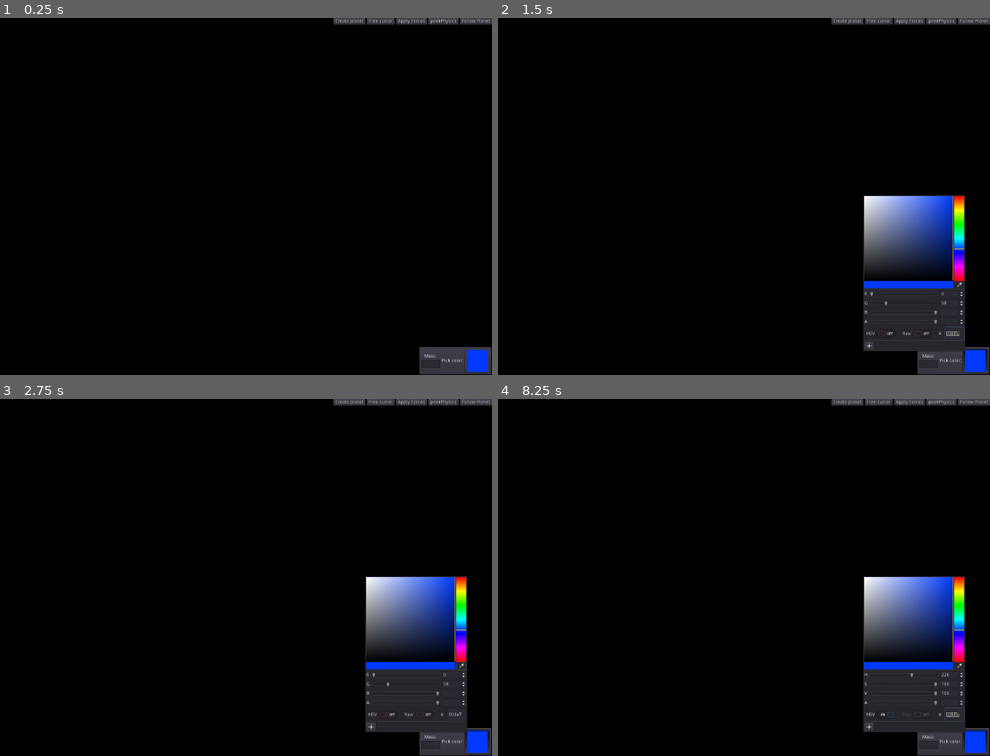
Above: before the commit, frames 1-4 (two rows, left to right).
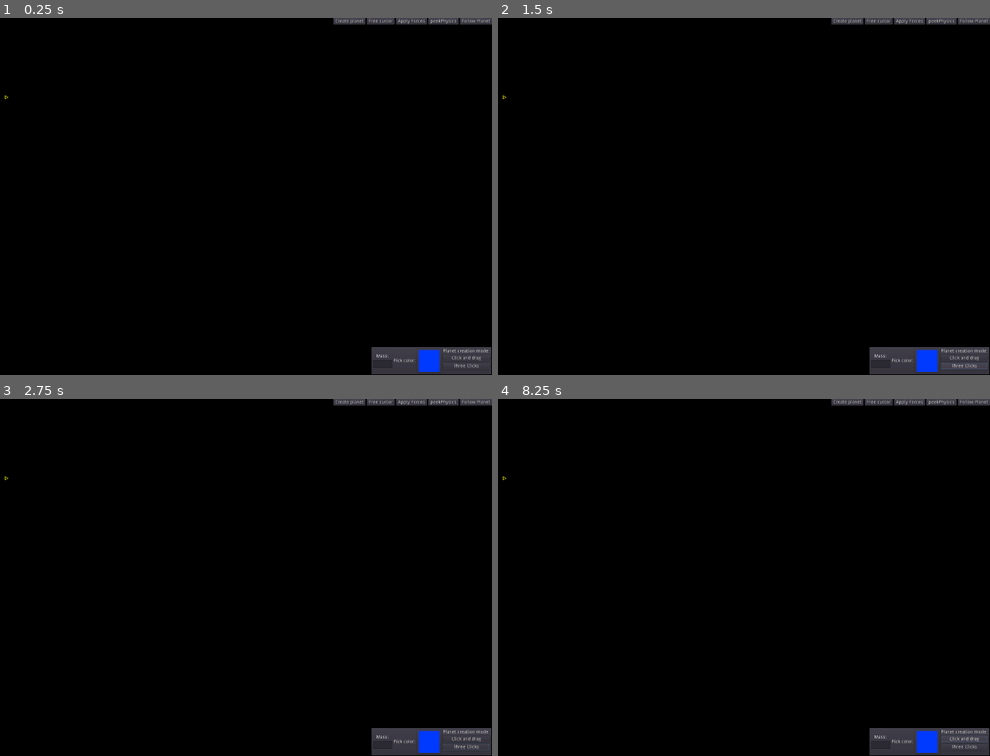
Above: after the commit, the same moments.

Repository: AllergicGorilla/shiny-spork
Game: Godot game, scene res://Main.tscn
Same seed, same stepped clock (60 frames per second), same inputs: the game is played once before the commit and once after it.
Inputs (mouse positions are in pixels of both pictures, inside the frame that each line leads up to):
- Up to frame 1 (0.25 s): no input
- Up to frame 2 (1.5 s): click (965, 357) at 0.5 s, where only the run after the commit has a clickable "Click and drag"; click (965, 367) at 1.25 s, where only the run after the commit has a clickable "Three Clicks"
- Up to frame 3 (2.75 s): click (462, 666) at 2.02 s
- Up to frame 4 (8.25 s): click (881, 713) at 2.75 s, where only the run before the commit has a clickable "HSV"; click "Create planet" at 3.5 s; click "Free cursor" at 4.25 s; click "Apply Forces" at 5 s; click "peekPhysics" at 5.75 s; click "Follow Planet" at 6.5 s; click "Create planet" at 7.25 s; click (965, 738) at 8 s, where only the run after the commit has a clickable "Click and drag"

The runs differ from the first frame. In frame 1, 1.3% of the frame differs, in the area x 0-100%, y 21-100%; in frame 2, 9.9%; in frame 3, 9.8%; in frame 4, 9.8%.

Commit message:
Added the possibility to click and drag to create a new planet

Diff:
--- a/Main.tscn
+++ b/Main.tscn
@@ -28,7 +28,6 @@
 disabled = true
 
 [node name="GUILayer" type="CanvasLayer" parent="."]
-editor/display_folded = true
 
 [node name="GUI" parent="GUILayer" instance=ExtResource( 4 )]
 
--- a/gui/GUI.tscn
+++ b/gui/GUI.tscn
@@ -12,7 +12,7 @@
 anchor_top = 1.0
 anchor_right = 1.0
 anchor_bottom = 1.0
-margin_left = -221.0
+margin_left = -366.0
 margin_top = -86.0
 margin_right = 0.0
 margin_bottom = 0.0
--- /dev/null
+++ b/gui/buttons/ClickAndDrag.gd
@@ -0,0 +1,6 @@
+extends Button
+
+onready var tools = get_node("/root/Tools")
+
+func _on_ClickAndDrag_pressed():
+	tools.mode = tools.PLANET_CREATION_MODE.clickAndDrag
--- /dev/null
+++ b/gui/buttons/ThreeClicks.gd
@@ -0,0 +1,6 @@
+extends Button
+
+onready var tools = get_node("/root/Tools")
+
+func _on_ThreeClicks_pressed():
+	tools.mode = tools.PLANET_CREATION_MODE.threeSteps
--- /dev/null
+++ b/gui/tools/ClickAndDragPlanetCreator.gd
@@ -0,0 +1,62 @@
+extends Node2D
+
+enum STATE{free, dragging}
+
+var state = STATE.free
+var center: Vector2 setget set_center
+var velocityPoint: Vector2 setget set_velocity_point
+var newPlanetColor = Color(255,0,0)
+var newMass = 1.0
+
+onready var tools = get_node("/root/Tools")
+onready var createPlanetTool = get_node("/root/CreatePlanetTool")
+
+func _unhandled_input(event):
+	#The create planet tool will create a planet given
+	#a starting position,radius and initial velocity,
+	#all given by consecutive mouse clicks
+	if tools.current == tools.TOOL.createPlanet and tools.mode == tools.PLANET_CREATION_MODE.clickAndDrag:
+		handle_input(event)
+
+func next_state():
+	state = (state + 1) % STATE.size()
+	match state:
+		STATE.free:
+			$VelocityArrow.hide()
+		STATE.dragging:
+			$VelocityArrow.show()
+
+
+func set_center(newCenter: Vector2):
+	center = newCenter
+	$VelocityArrow.origin = center
+func set_velocity_point(newVelocityPoint: Vector2):
+	velocityPoint = newVelocityPoint
+	$VelocityArrow.tip = velocityPoint
+func get_velocity():
+	return $VelocityArrow.tip - center
+
+
+func handle_input(event):
+	if event.is_action_pressed("leftMouseClick"):
+		if state == STATE.free:
+			set_center(get_global_mouse_position())
+			set_velocity_point(get_global_mouse_position())
+			next_state()
+			$VelocityArrow.show()
+	elif event.is_action_released("leftMouseClick"):
+		if state == STATE.dragging:
+			$VelocityArrow.hide()
+			set_velocity_point(get_global_mouse_position())
+			createPlanetTool.create_planet(center, get_velocity())
+			next_state()
+	elif event is InputEventMouseMotion:
+		if state == STATE.dragging:
+			set_velocity_point(get_global_mouse_position())
+
+#func _draw():
+	#var points_circle = GeometryMath.generate_circle(32, center, get_radius())
+	#if state == STATE.setRadius or state == STATE.setVelocity:
+	#	draw_polyline(points_circle, Color(255,0,0))
+#func _process(delta):
+#	update()
--- /dev/null
+++ b/gui/tools/ClickAndDragPlanetCreator.tscn
@@ -0,0 +1,12 @@
+[gd_scene load_steps=3 format=2]
+
+[ext_resource path="res://gui/tools/ClickAndDragPlanetCreator.gd" type="Script" id=1]
+[ext_resource path="res://universe/Arrow.tscn" type="PackedScene" id=2]
+
+[node name="ClickAndDragPlanetCreator" type="Node2D"]
+script = ExtResource( 1 )
+
+[node name="VelocityArrow" parent="." instance=ExtResource( 2 )]
+origin = Vector2( 0, 0 )
+tip = Vector2( 1, 0 )
+color = Color( 0.968627, 1, 0, 1 )
--- a/gui/tools/PlanetCreatorPanel.tscn
+++ b/gui/tools/PlanetCreatorPanel.tscn
@@ -1,16 +1,18 @@
-[gd_scene load_steps=3 format=2]
+[gd_scene load_steps=5 format=2]
 
 [ext_resource path="res://gui/tools/MassLineEdit.gd" type="Script" id=1]
 [ext_resource path="res://gui/tools/ColorPicker.gd" type="Script" id=2]
+[ext_resource path="res://gui/buttons/ClickAndDrag.gd" type="Script" id=3]
+[ext_resource path="res://gui/buttons/ThreeClicks.gd" type="Script" id=4]
 
 [node name="PlanetCreatorPanel" type="PanelContainer"]
-margin_right = 221.0
+margin_right = 366.0
 margin_bottom = 86.0
 
 [node name="HBoxContainer" type="HBoxContainer" parent="."]
 margin_left = 7.0
 margin_top = 7.0
-margin_right = 214.0
+margin_right = 359.0
 margin_bottom = 79.0
 
 [node name="VBoxContainer" type="VBoxContainer" parent="HBoxContainer"]
@@ -18,7 +20,7 @@
 margin_bottom = 72.0
 alignment = 1
 
-[node name="MassLabel" type="Label" parent="HBoxContainer/VBoxContainer"]
+[node name="Mass" type="Label" parent="HBoxContainer/VBoxContainer"]
 margin_top = 15.0
 margin_right = 58.0
 margin_bottom = 29.0
@@ -37,7 +39,7 @@
 margin_bottom = 72.0
 size_flags_horizontal = 0
 
-[node name="Label" type="Label" parent="HBoxContainer/HBoxContainer"]
+[node name="PickColor" type="Label" parent="HBoxContainer/HBoxContainer"]
 margin_top = 29.0
 margin_right = 66.0
 margin_bottom = 43.0
@@ -53,4 +55,31 @@
 text = "Pick Color"
 color = Color( 0, 0.227451, 1, 1 )
 script = ExtResource( 2 )
+
+[node name="VBoxContainer2" type="VBoxContainer" parent="HBoxContainer"]
+margin_left = 211.0
+margin_right = 352.0
+margin_bottom = 72.0
+
+[node name="PlanetCreationMode" type="Label" parent="HBoxContainer/VBoxContainer2"]
+margin_right = 141.0
+margin_bottom = 14.0
+text = "Planet creation mode:"
+align = 1
+
+[node name="ClickAndDrag" type="Button" parent="HBoxContainer/VBoxContainer2"]
+margin_top = 18.0
+margin_right = 141.0
+margin_bottom = 38.0
+text = "Click and drag"
+script = ExtResource( 3 )
+
+[node name="ThreeClicks" type="Button" parent="HBoxContainer/VBoxContainer2"]
+margin_top = 42.0
+margin_right = 141.0
+margin_bottom = 62.0
+text = "Three Clicks"
+script = ExtResource( 4 )
 [connection signal="text_changed" from="HBoxContainer/VBoxContainer/MassLineEdit" to="HBoxContainer/VBoxContainer/MassLineEdit" method="_on_MassLineEdit_text_changed"]
+[connection signal="pressed" from="HBoxContainer/VBoxContainer2/ClickAndDrag" to="HBoxContainer/VBoxContainer2/ClickAndDrag" method="_on_ClickAndDrag_pressed"]
+[connection signal="pressed" from="HBoxContainer/VBoxContainer2/ThreeClicks" to="HBoxContainer/VBoxContainer2/ThreeClicks" method="_on_ThreeClicks_pressed"]
--- a/gui/tools/ThreeStepsPlanetCreatorTool.gd
+++ b/gui/tools/ThreeStepsPlanetCreatorTool.gd
@@ -13,10 +13,7 @@
 onready var createPlanetTool = get_node("/root/CreatePlanetTool")
 
 func _unhandled_input(event):
-	#The create planet tool will create a planet given
-	#a starting position,radius and initial velocity,
-	#all given by consecutive mouse clicks
-	if tools.current == tools.TOOL.createPlanet:
+	if tools.current == tools.TOOL.createPlanet and tools.mode == tools.PLANET_CREATION_MODE.threeSteps:
 		handle_input(event)
 
 func next_state():
--- a/gui/tools/Tools.gd
+++ b/gui/tools/Tools.gd
@@ -1,7 +1,9 @@
 extends Node
 enum TOOL{createPlanet, freeCursor, applyForce, peekPhysics, followPlanet}
+enum PLANET_CREATION_MODE{clickAndDrag, threeSteps}
 
 var current = TOOL.freeCursor
+var mode = PLANET_CREATION_MODE.clickAndDrag
 var currentPlanetBody: RigidBody2D setget currentPlanetBody_set
 
 signal currentPlanetBody_changed
--- a/project.godot
+++ b/project.godot
@@ -35,6 +35,7 @@
 Tools="*res://gui/tools/Tools.gd"
 CreatePlanetTool="*res://gui/tools/CreatePlanetTool.tscn"
 ThreeStepsPlanetCreatorTool="*res://gui/tools/ThreeStepsPlanetCreatorTool.tscn"
+ClickAndDragPlanetCreator="*res://gui/tools/ClickAndDragPlanetCreator.tscn"
 
 [display]
 
